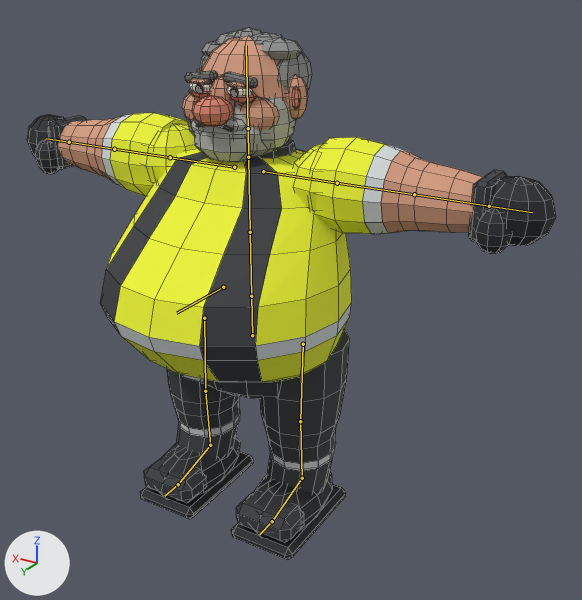
Two versions of the Blender file ArtSource/Characters/Viggo/SRC_Viggo.blend, one commit apart.
Before and after are seen from a camera (50 mm lens) standing at (-1.424, 2.112, 1.867) and looking at (-0.176, 0.032, 0.827). The axes (+X, +Y, +Z) are drawn at lower left. The lights are the same throughout. The picture after the commit comes second. The bones that bend it are drawn over the model as lines. Mesh edges are drawn as thin lines.

Names of what the first picture shows: 'Viggo'.
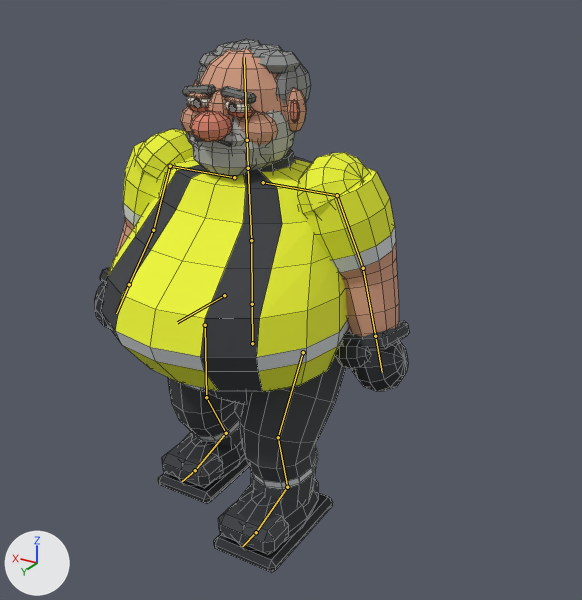
The newer file adds an action. The first version stands in its rest pose; the second is drawn at frame 5 of the action 'Walk'.

The edits, one by one:
Bone 'Hips' (bone_hips) moves from (0.0, 0.0, 0.0) to (0.0, -0.03, 0.0).
Bone 'Hips' (bone_hips) turns from (0, 0, 0) to (0, 0, 1) degrees about its own x, y and z.
Bone 'Chest' (bone_chest) turns from (0, 0, 0) to (-3, 0, 0) degrees about its own x, y and z.
Bone 'LeftUpperArm' (bone_leftupperarm) turns from (0, 0, 0) to (-72, 7, 0) degrees about its own x, y and z.
Bone 'LeftLowerArm' (bone_leftlowerarm) turns from (0, 0, 0) to (0, 0, -16) degrees about its own x, y and z.
Bone 'RightUpperArm' (bone_rightupperarm) turns from (0, 0, 0) to (-72, 7, 0) degrees about its own x, y and z.
Bone 'RightLowerArm' (bone_rightlowerarm) turns from (0, 0, 0) to (0, 0, 16) degrees about its own x, y and z.
Bone 'LeftUpperLeg' (bone_leftupperleg) turns from (0, 0, 0) to (31, 0, 1) degrees about its own x, y and z.
Bone 'LeftLowerLeg' (bone_leftlowerleg) turns from (0, 0, 0) to (-43, 0, 0) degrees about its own x, y and z.
Bone 'LeftFoot' (bone_leftfoot) turns from (0, 0, 0) to (11, 0, 0) degrees about its own x, y and z.
Bone 'RightUpperLeg' (bone_rightupperleg) turns from (0, 0, 0) to (-1, 0, 1) degrees about its own x, y and z.
Bone 'RightLowerLeg' (bone_rightlowerleg) turns from (0, 0, 0) to (-24, 0, 0) degrees about its own x, y and z.
Bone 'RightFoot' (bone_rightfoot) turns from (0, 0, 0) to (24, 0, 0) degrees about its own x, y and z.

Pixel boxes (x1, y1, x2, y2) of what changed, in the pictures (582 x 600 px):
'Viggo', posed (40% narrower): before (27, 28, 556, 560); after (94, 39, 410, 572)
bone 'Hips', root to tip: before (252, 335) to (251, 296); after (252, 343) to (252, 304)
bone 'Chest', root to tip: before (250, 232) to (248, 157); after (251, 240) to (248, 168)
bone 'LeftUpperArm', root to tip: before (337, 183) to (414, 194); after (337, 195) to (363, 268)
bone 'LeftLowerArm', root to tip: before (414, 194) to (489, 206); after (363, 268) to (375, 336)
bone 'RightUpperArm', root to tip: before (170, 157) to (114, 149); after (170, 166) to (153, 230)
bone 'RightLowerArm', root to tip: before (114, 149) to (69, 142); after (153, 230) to (129, 284)
bone 'LeftUpperLeg', root to tip: before (303, 344) to (300, 421); after (303, 352) to (278, 437)
bone 'LeftLowerLeg', root to tip: before (300, 421) to (302, 478); after (278, 437) to (287, 487)
bone 'LeftFoot', root to tip: before (302, 478) to (272, 521); after (287, 487) to (256, 532)
bone 'RightUpperLeg', root to tip: before (204, 318) to (205, 391); after (205, 325) to (206, 397)
bone 'RightLowerLeg', root to tip: before (205, 391) to (210, 445); after (206, 397) to (226, 433)
bone 'RightFoot', root to tip: before (210, 445) to (178, 484); after (226, 433) to (195, 470)
